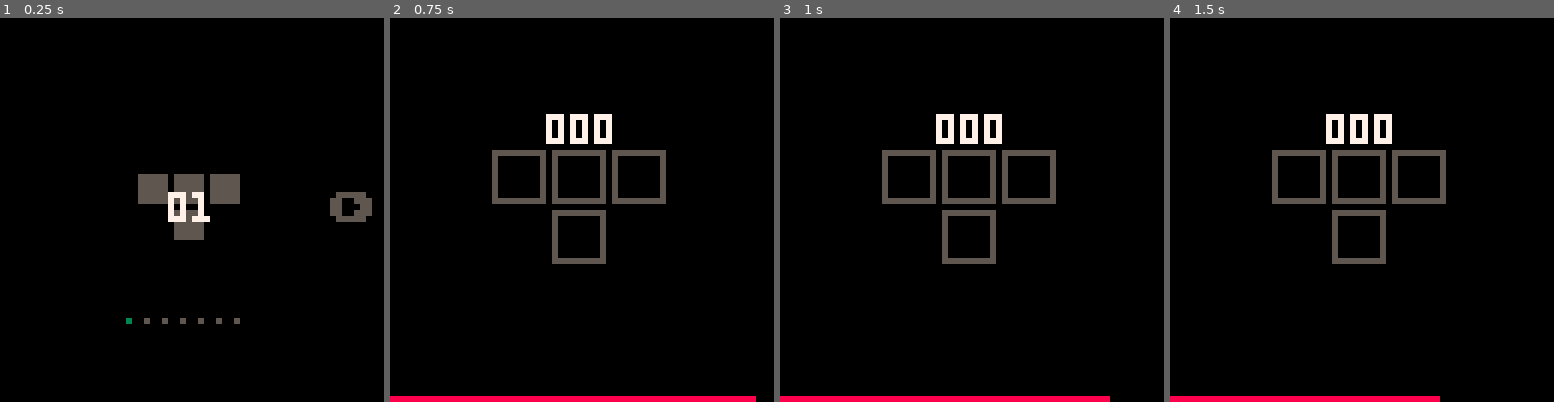
Above: before the commit, frames 1-4 (left to right).
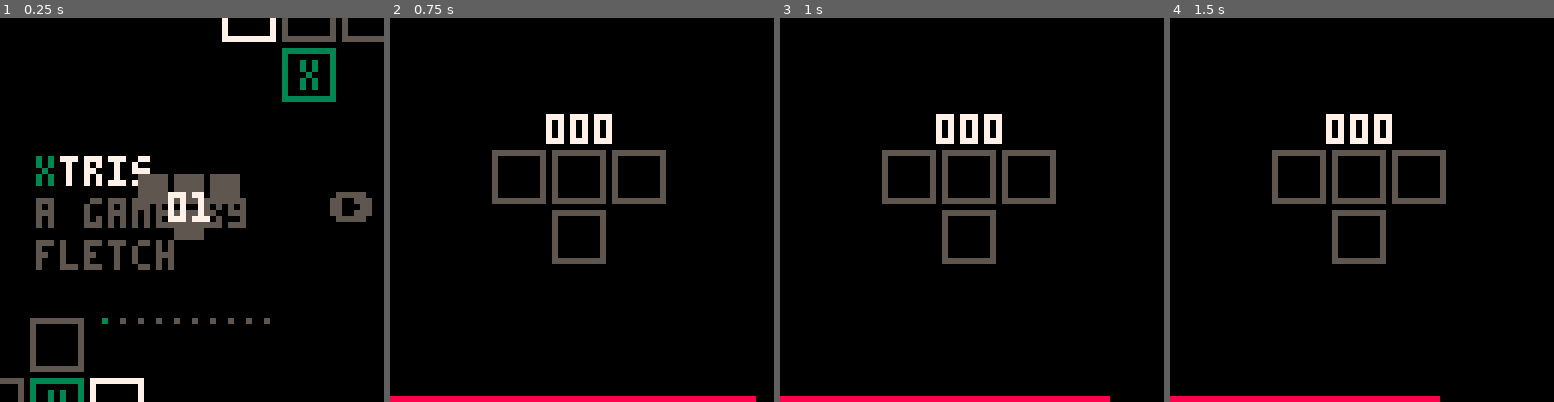
Above: after the commit, the same moments.

Repository: fletchmakes/xtris
Game: PICO-8 cartridge xtris.p8
The game is run twice, just before and just after one commit, with the same random seed, the same clock (stepped at 60 frames per second) and the same inputs.
Inputs:
- Up to frame 1 (0.25 s): no input
- Up to frame 2 (0.75 s): tap O (Z key) at 0.7 s
- Up to frame 3 (1 s): no input
- Up to frame 4 (1.5 s): no input

The runs differ from the first frame. In frame 1, 8.1% of the frame differs, in the area x 0-100%, y 0-100%; in frame 2, nothing differs; in frame 3, nothing differs; in frame 4, nothing differs.

Commit message:
WIP title screen

Diff:
--- a/xtris.p8
+++ b/xtris.p8
@@ -63,7 +63,7 @@
         -- initialize the menu
         menu = {}
         menu.hovered_level = 1
-        menu.offset = 0
+        menu.offset = 0 -- set this to 64 so we can display the title screen first
         menu.transitioning = false
         menu.layout = {}
 
@@ -85,7 +85,7 @@
     end
 
     if (not menu.transitioning) then
-        if (btnp(0) and menu.hovered_level > 1) then
+        if (btnp(0) and menu.hovered_level > 0) then
             menu.transitioning = true
             easeManager.ease(menu, "offset", menu.offset, menu.offset - 64, 15, function()
                 menu.hovered_level -=1
@@ -109,6 +109,9 @@
 function _draw_MENU()
     cls(0)
 
+    -- draw the title screen
+    spr(0 - menu.offset, 0, 0, 8, 8)
+
     -- draw the tiles
     for idx,tile in ipairs(menu.layout) do
         if (tile ~= "EMPTY") then
@@ -459,6 +462,42 @@
             true, true, true, false, false, false,
             true, true, true, false, false, false,
         }
+    },
+    {
+        rows = 5,
+        cols = 3,
+        start = 8,
+        tiles = {
+            true, true , true,
+            true, false, true,
+            true, true, true,
+            true, false, true,
+            true, true, true,
+        }
+    },
+    {
+        rows = 5,
+        cols = 3,
+        start = 2,
+        tiles = {
+            true, true , false,
+            true, false, true,
+            true, true, true,
+            true, false, true,
+            true, true, false,
+        }
+    },
+    {
+        rows = 5,
+        cols = 5,
+        start = 8,
+        tiles = {
+            true, true, false, true, true,
+            true, true, true, true, true,
+            true, true, true, true, true,
+            false, true, true, true, false,
+            false, false, true, false, false,
+        }
     }
 }
 
Not shown, changed: 194 lines of the sprite sheet (__gfx__) section of xtris.p8
Not shown, added: assets/spritesheet.aseprite
Not shown, added: assets/spritesheet.png
Not shown, added: assets/xtris-title-screen.aseprite
Not shown, added: assets/xtris-title-screen.png
Not shown, changed: xtris.js
